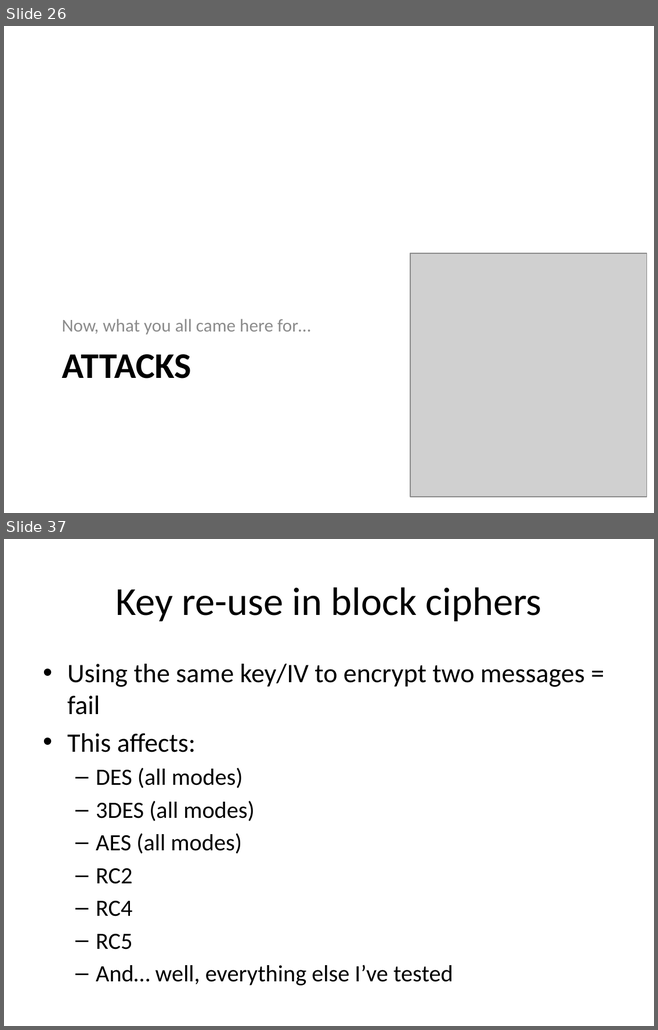
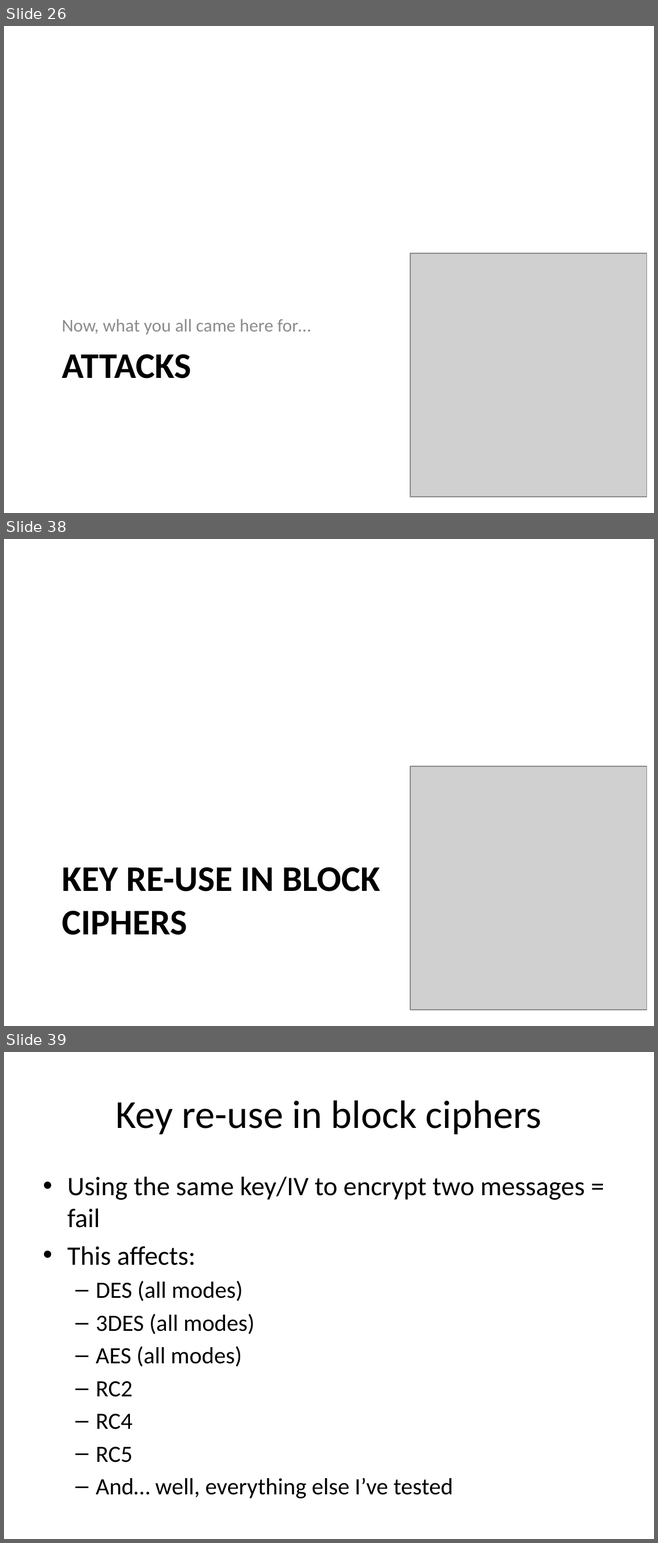
Before and after one commit to iagox86/2013-02-Shmoocon-talk, a slide deck: Shmoocon.pptx. Shown one above the other, each under a label of ours: slides 26 and 37 before the commit, slides 26, 38 and 39 after it; the slides between them are not shown. The pictures are 658x1030 and 658x1543 pixels, drawn with LibreOffice and Linux fonts; fonts in the diff are those of the drawing; grey boxes stand for pictures. Boxes give left, top, right and bottom in pixels: in the first picture for what was removed or moved away, otherwise in the second. Text is boxed around its words. In the diff, an @@ line names an element or a change of style, - is before the commit and + after.

```diff
--- a/Shmoocon.pptx
+++ b/Shmoocon.pptx
@@ slide 38 added at box(4, 539, 654, 1026), background #FFFFFF @@
@@ picture added at box(410, 766, 647, 1010) @@
@@ title added at box(62, 867, 380, 935), 40 pt, text #000000, bold @@
+KEY RE-USE IN BLOCK CIPHERS
@@ what was slide 37 is now slide 39 @@
```
Also in this commit, not shown: 4 slides changed, 3 other slides added, 1 slide removed, 1 other file.
